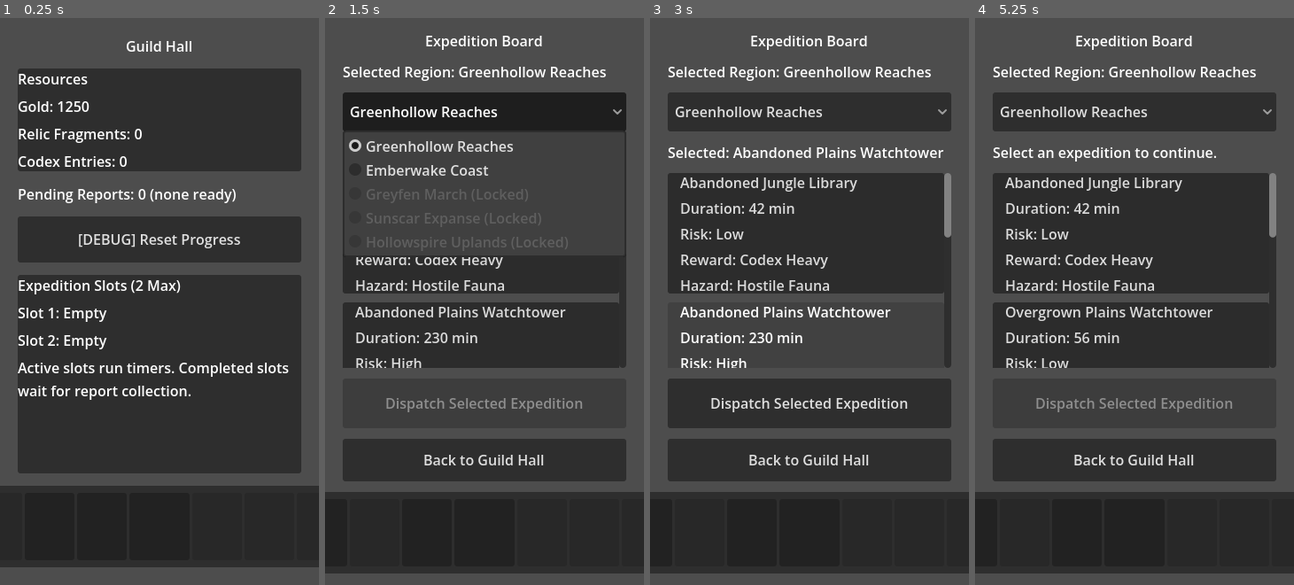
Above: before the commit, frames 1-4 (left to right).
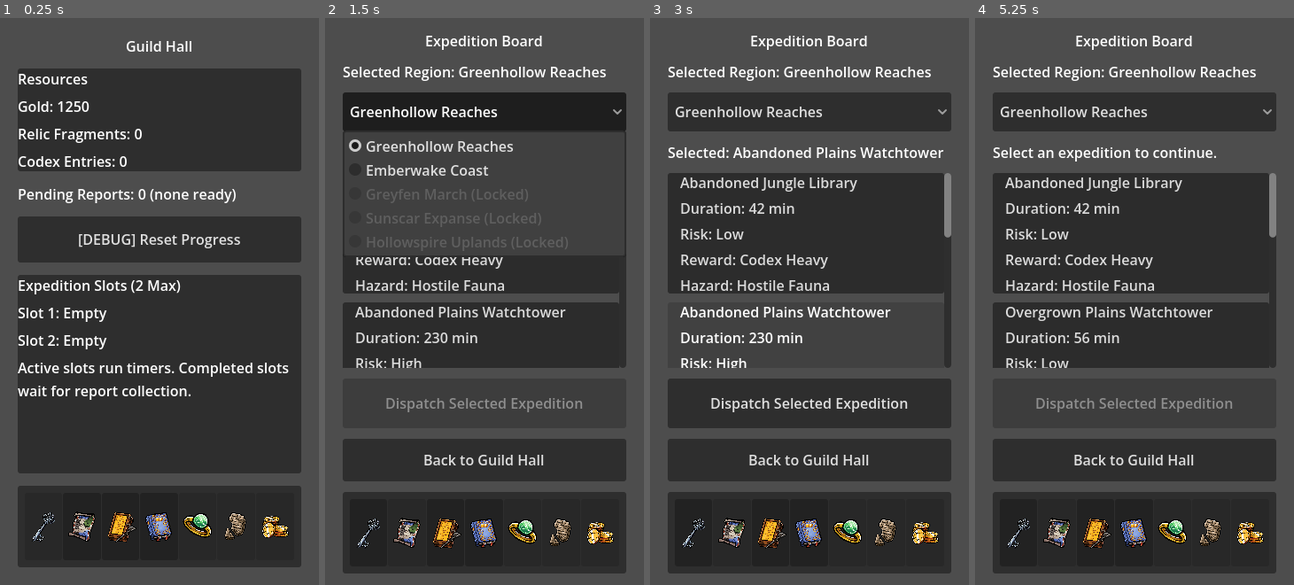
Above: after the commit, the same moments.

Repository: Navandis/expedition-guild-idle
Game: Godot game, scene res://scenes/main/Main.tscn
Two runs of this game, one before a commit and one after it. Both use one fixed random seed, a clock stepped at 60 frames per second and the inputs below.
Inputs (mouse positions are in pixels of both pictures, inside the frame that each line leads up to; where the layout moved, square brackets give the same spot in the first picture):
- Up to frame 1 (0.25 s): no input
- Up to frame 2 (1.5 s): click (407, 528) [376, 528] at 0.5 s; click "Greenhollow Reaches" at 1.25 s
- Up to frame 3 (3 s): click (806, 233) at 2 s; click (806, 363) at 2.77 s
- Up to frame 4 (5.25 s): click (1131, 494) at 3.52 s; click "Dispatch Selected Expedition" at 4.25 s; click "Confirm Dispatch" at 5 s

The runs differ from the first frame. In frame 1, 3.3% of the frame differs, in the area x 0-100%, y 82-97%; in frame 2, 3.3%, in the area x 0-100%, y 83-98%; in frame 3, 3.3%; in frame 4, 3.3%.

Commit message:
Fix bottom nav clipping and icon visibility on narrow widths

Diff:
--- a/scenes/components/BottomNavBar.tscn
+++ b/scenes/components/BottomNavBar.tscn
@@ -40,7 +40,7 @@
 
 [node name="GHButton" type="Button" parent="Panel/Margin/ButtonsRow" unique_id=638326191]
 clip_contents = true
-custom_minimum_size = Vector2(56, 56)
+custom_minimum_size = Vector2(0, 56)
 layout_mode = 2
 size_flags_horizontal = 3
 
@@ -58,9 +58,12 @@
 theme_override_constants/margin_bottom = 6
 
 [node name="Icon" type="TextureRect" parent="Panel/Margin/ButtonsRow/GHButton/IconMargin" unique_id=40661236]
-layout_mode = 2
-size_flags_horizontal = 4
-size_flags_vertical = 4
+layout_mode = 1
+anchors_preset = 15
+anchor_right = 1.0
+anchor_bottom = 1.0
+grow_horizontal = 2
+grow_vertical = 2
 mouse_filter = 2
 texture = ExtResource("2_gh_icon")
 expand_mode = 1
@@ -68,7 +71,7 @@
 
 [node name="EBButton" type="Button" parent="Panel/Margin/ButtonsRow" unique_id=1872899819]
 clip_contents = true
-custom_minimum_size = Vector2(56, 56)
+custom_minimum_size = Vector2(0, 56)
 layout_mode = 2
 size_flags_horizontal = 3
 
@@ -86,9 +89,12 @@
 theme_override_constants/margin_bottom = 6
 
 [node name="Icon" type="TextureRect" parent="Panel/Margin/ButtonsRow/EBButton/IconMargin" unique_id=1498448042]
-layout_mode = 2
-size_flags_horizontal = 4
-size_flags_vertical = 4
+layout_mode = 1
+anchors_preset = 15
+anchor_right = 1.0
+anchor_bottom = 1.0
+grow_horizontal = 2
+grow_vertical = 2
 mouse_filter = 2
 texture = ExtResource("3_eb_icon")
 expand_mode = 1
@@ -96,7 +102,7 @@
 
 [node name="GUButton" type="Button" parent="Panel/Margin/ButtonsRow" unique_id=2093062358]
 clip_contents = true
-custom_minimum_size = Vector2(56, 56)
+custom_minimum_size = Vector2(0, 56)
 layout_mode = 2
 size_flags_horizontal = 3
 
@@ -114,9 +120,12 @@
 theme_override_constants/margin_bottom = 6
 
 [node name="Icon" type="TextureRect" parent="Panel/Margin/ButtonsRow/GUButton/IconMargin" unique_id=1238604836]
-layout_mode = 2
-size_flags_horizontal = 4
-size_flags_vertical = 4
+layout_mode = 1
+anchors_preset = 15
+anchor_right = 1.0
+anchor_bottom = 1.0
+grow_horizontal = 2
+grow_vertical = 2
 mouse_filter = 2
 texture = ExtResource("4_gu_icon")
 expand_mode = 1
@@ -124,7 +133,7 @@
 
 [node name="CXButton" type="Button" parent="Panel/Margin/ButtonsRow" unique_id=787378681]
 clip_contents = true
-custom_minimum_size = Vector2(72, 72)
+custom_minimum_size = Vector2(0, 56)
 layout_mode = 2
 size_flags_horizontal = 3
 
@@ -142,9 +151,12 @@
 theme_override_constants/margin_bottom = 6
 
 [node name="Icon" type="TextureRect" parent="Panel/Margin/ButtonsRow/CXButton/IconMargin" unique_id=781104538]
-layout_mode = 2
-size_flags_horizontal = 4
-size_flags_vertical = 4
+layout_mode = 1
+anchors_preset = 15
+anchor_right = 1.0
+anchor_bottom = 1.0
+grow_horizontal = 2
+grow_vertical = 2
 mouse_filter = 2
 texture = ExtResource("5_cx_icon")
 expand_mode = 1
@@ -152,7 +164,7 @@
 
 [node name="XXButtonLeft" type="Button" parent="Panel/Margin/ButtonsRow" unique_id=688611344]
 clip_contents = true
-custom_minimum_size = Vector2(56, 56)
+custom_minimum_size = Vector2(0, 56)
 layout_mode = 2
 size_flags_horizontal = 3
 disabled = true
@@ -171,9 +183,12 @@
 theme_override_constants/margin_bottom = 6
 
 [node name="Icon" type="TextureRect" parent="Panel/Margin/ButtonsRow/XXButtonLeft/IconMargin" unique_id=362992459]
-layout_mode = 2
-size_flags_horizontal = 4
-size_flags_vertical = 4
+layout_mode = 1
+anchors_preset = 15
+anchor_right = 1.0
+anchor_bottom = 1.0
+grow_horizontal = 2
+grow_vertical = 2
 mouse_filter = 2
 texture = ExtResource("6_xx_left_icon")
 expand_mode = 1
@@ -181,7 +196,7 @@
 
 [node name="XXButtonRight" type="Button" parent="Panel/Margin/ButtonsRow" unique_id=1210924912]
 clip_contents = true
-custom_minimum_size = Vector2(56, 56)
+custom_minimum_size = Vector2(0, 56)
 layout_mode = 2
 size_flags_horizontal = 3
 disabled = true
@@ -200,9 +215,12 @@
 theme_override_constants/margin_bottom = 6
 
 [node name="Icon" type="TextureRect" parent="Panel/Margin/ButtonsRow/XXButtonRight/IconMargin" unique_id=2066329988]
-layout_mode = 2
-size_flags_horizontal = 4
-size_flags_vertical = 4
+layout_mode = 1
+anchors_preset = 15
+anchor_right = 1.0
+anchor_bottom = 1.0
+grow_horizontal = 2
+grow_vertical = 2
 mouse_filter = 2
 texture = ExtResource("7_xx_right_icon")
 expand_mode = 1
@@ -210,7 +228,7 @@
 
 [node name="SHButton" type="Button" parent="Panel/Margin/ButtonsRow" unique_id=2092965504]
 clip_contents = true
-custom_minimum_size = Vector2(56, 56)
+custom_minimum_size = Vector2(0, 56)
 layout_mode = 2
 size_flags_horizontal = 3
 disabled = true
@@ -229,9 +247,12 @@
 theme_override_constants/margin_bottom = 6
 
 [node name="Icon" type="TextureRect" parent="Panel/Margin/ButtonsRow/SHButton/IconMargin" unique_id=1935695453]
-layout_mode = 2
-size_flags_horizontal = 4
-size_flags_vertical = 4
+layout_mode = 1
+anchors_preset = 15
+anchor_right = 1.0
+anchor_bottom = 1.0
+grow_horizontal = 2
+grow_vertical = 2
 mouse_filter = 2
 texture = ExtResource("8_shop_icon")
 expand_mode = 1
--- a/scripts/ui/BottomNavBar.gd
+++ b/scripts/ui/BottomNavBar.gd
@@ -8,8 +8,8 @@
 # on smaller/mobile screens.
 # This script keeps screen-to-screen navigation in one place and clearly marks
 # which buttons are active routes versus placeholder slots.
-# It also recalculates button size on resize so the full bar stays usable
-# on narrow/mobile widths without adding internal scrolling.
+# It also recalculates button/icon size on resize so the full bar stays usable
+# on narrow/mobile widths without adding internal scrolling or clipping.
 
 signal navigate_requested(target_screen: String)
 
@@ -25,6 +25,24 @@
 @onready var _expedition_board_button: Button = $Panel/Margin/ButtonsRow/EBButton
 @onready var _guild_upgrades_button: Button = $Panel/Margin/ButtonsRow/GUButton
 @onready var _codex_button: Button = $Panel/Margin/ButtonsRow/CXButton
+@onready var _all_buttons: Array[Button] = [
+	$Panel/Margin/ButtonsRow/GHButton,
+	$Panel/Margin/ButtonsRow/EBButton,
+	$Panel/Margin/ButtonsRow/GUButton,
+	$Panel/Margin/ButtonsRow/CXButton,
+	$Panel/Margin/ButtonsRow/XXButtonLeft,
+	$Panel/Margin/ButtonsRow/XXButtonRight,
+	$Panel/Margin/ButtonsRow/SHButton
+]
+@onready var _icon_margins: Array[MarginContainer] = [
+	$Panel/Margin/ButtonsRow/GHButton/IconMargin,
+	$Panel/Margin/ButtonsRow/EBButton/IconMargin,
+	$Panel/Margin/ButtonsRow/GUButton/IconMargin,
+	$Panel/Margin/ButtonsRow/CXButton/IconMargin,
+	$Panel/Margin/ButtonsRow/XXButtonLeft/IconMargin,
+	$Panel/Margin/ButtonsRow/XXButtonRight/IconMargin,
+	$Panel/Margin/ButtonsRow/SHButton/IconMargin
+]
 
 
 func _ready() -> void:
@@ -66,27 +84,38 @@
 	if not is_node_ready():
 		return
 
-	var all_buttons: Array[Button] = [
-		$Panel/Margin/ButtonsRow/GHButton,
-		$Panel/Margin/ButtonsRow/EBButton,
-		$Panel/Margin/ButtonsRow/GUButton,
-		$Panel/Margin/ButtonsRow/CXButton,
-		$Panel/Margin/ButtonsRow/XXButtonLeft,
-		$Panel/Margin/ButtonsRow/XXButtonRight,
-		$Panel/Margin/ButtonsRow/SHButton
-	]
+	# Root cause of clipping:
+	# hard button minimums (56/72) + fixed center bonus + fixed separation
+	# could exceed the row width. On small phones, that pushed first/last buttons
+	# outside the panel. We now compute sizes from available width first.
+	var button_count := _all_buttons.size()
+	var desired_separation := 3
+	var narrow_separation := 1
+	var separation := narrow_separation if size.x <= 360.0 else desired_separation
+	_buttons_row.add_theme_constant_override("separation", separation)
 
-	# Keep side buttons square while scaling all seven buttons to fit width.
-	# Each button has a TextureRect child icon in the scene so icon sizing is
-	# decoupled from click behavior and can safely scale inside button bounds.
-	# The center Codex button stays larger/highlighted via a small bonus size.
-	var separation: int = _buttons_row.get_theme_constant("separation")
-	var center_bonus: float = 12.0
-	var usable_width: float = maxf(_buttons_row.size.x - float(separation * (all_buttons.size() - 1)), 1.0)
-	var side_size: float = clampf(floor((usable_width - center_bonus) / 7.0), 40.0, 56.0)
-	var center_size: float = clampf(side_size + center_bonus, 48.0, 72.0)
+	# Keep a mild Codex emphasis (weight 1.15) while still fitting all 7 buttons.
+	var center_weight := 1.15
+	var usable_width: float = maxf(
+		_buttons_row.size.x - float(separation * (button_count - 1)),
+		1.0
+	)
+	var side_size: float = clampf(floor(usable_width / (6.0 + center_weight)), 28.0, 56.0)
+	var center_size: float = clampf(floor(side_size * center_weight), 30.0, 64.0)
 
-	for i in all_buttons.size():
+	for i in _all_buttons.size():
 		var is_center := i == 3
 		var button_size := center_size if is_center else side_size
-		all_buttons[i].custom_minimum_size = Vector2(button_size, button_size)
+		_all_buttons[i].custom_minimum_size = Vector2(button_size, button_size)
+
+		# Root cause of "missing icons":
+		# TextureRects were configured to shrink around their minimum size while
+		# ignoring texture size, so they could collapse to nearly 0px. We already
+		# anchor them full-rect in the scene, and here we keep icon padding small
+		# enough on tiny buttons so the texture always has drawable space.
+		var icon_margin := 6 if button_size >= 44.0 else 4 if button_size >= 34.0 else 2
+		var icon_margin_container := _icon_margins[i]
+		icon_margin_container.add_theme_constant_override("margin_left", icon_margin)
+		icon_margin_container.add_theme_constant_override("margin_top", icon_margin)
+		icon_margin_container.add_theme_constant_override("margin_right", icon_margin)
+		icon_margin_container.add_theme_constant_override("margin_bottom", icon_margin)
